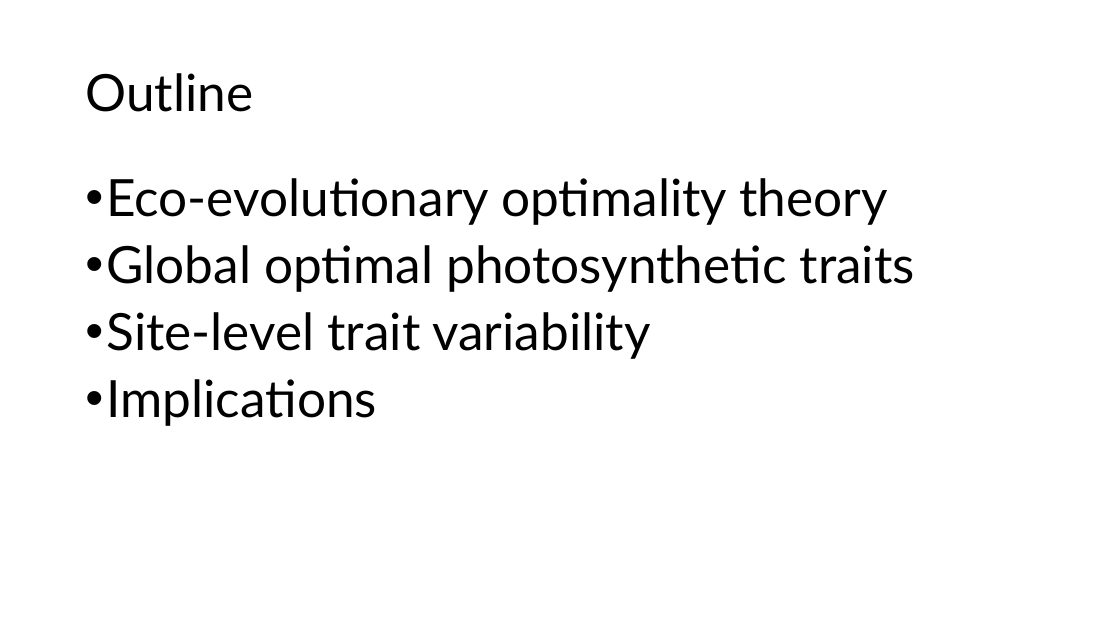
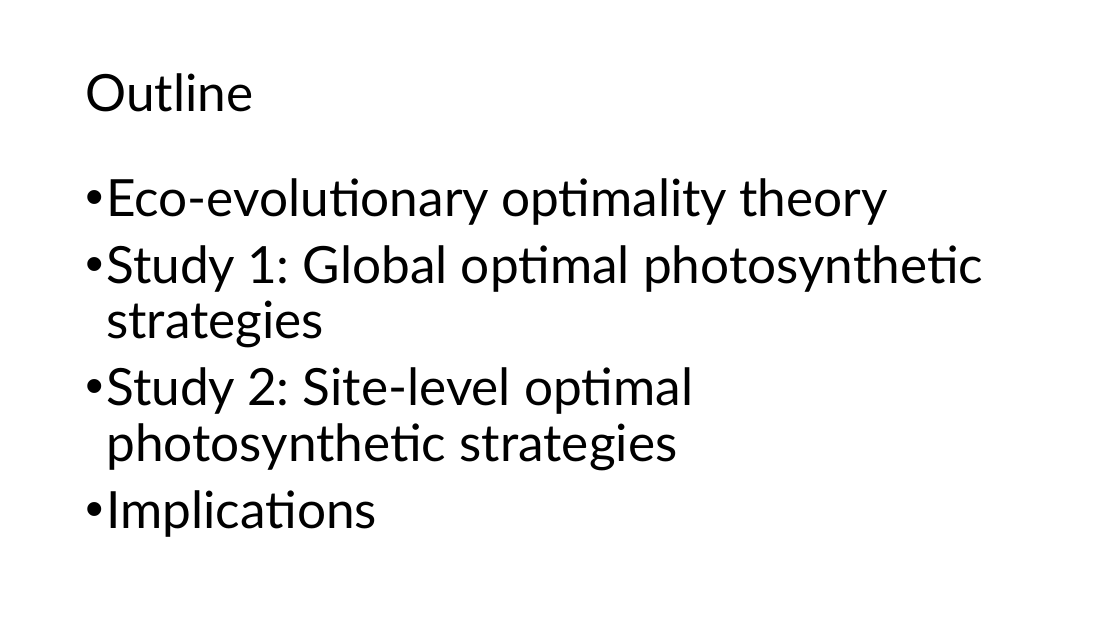
Before and after one commit to SmithEcophysLab/esa_2026, a slide deck: slide 2 of src/esa2026_optphoto_smith.pptx. Drawn at 1120x630 pixels with LibreOffice and Linux fonts; fonts in the diff are those of the drawing. Boxes give left, top, right and bottom in pixels: in the first picture for what was removed or moved away, otherwise in the second. Text is boxed around its words. In the diff, an @@ line names an element or a change of style, - is before the commit and + after.

```diff
--- a/src/esa2026_optphoto_smith.pptx
+++ b/src/esa2026_optphoto_smith.pptx
@@ text at box(106, 245, 983, 471): text changed @@
-• Global optimal photosynthetic traits
-• Site-level trait variability
+• Study 1: Global optimal photosynthetic strategies
+• Study 2: Site-level optimal photosynthetic strategies
```
Also in this commit, not shown: 10 other slides changed, 11 slides added, 2 other files.
